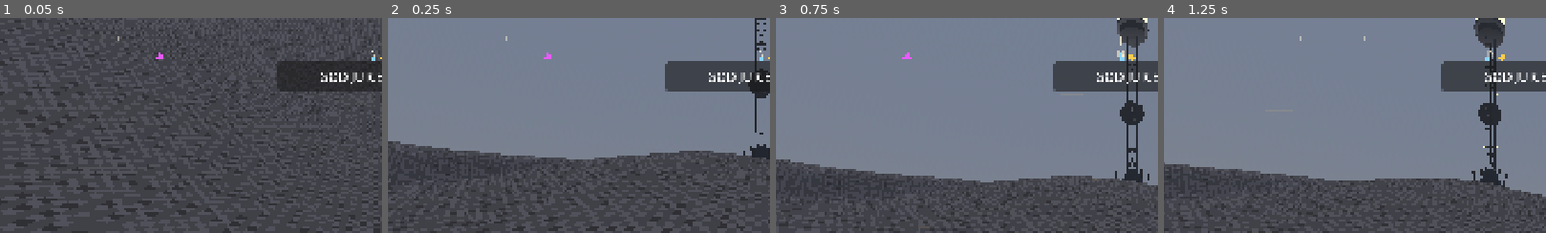
Above: before the commit, frames 1-4 (left to right).
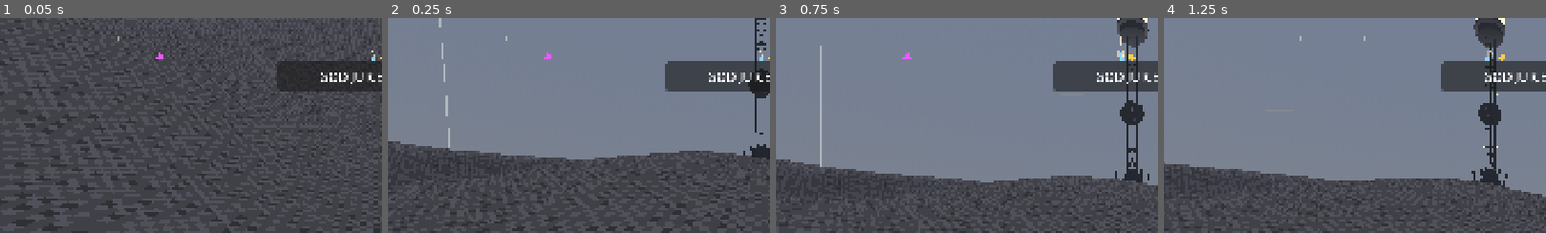
Above: after the commit, the same moments.

Repository: oleskulbru-commits/energy-glider
Game: Godot game, scene res://scenes/main.tscn
The game is run twice, just before and just after one commit, with the same random seed, the same clock (stepped at 60 frames per second) and the same inputs.
Inputs (mouse positions are % of the whole screen's width and height, from its top left):
- Up to frame 1 (0.05 s): no input
- Up to frame 2 (0.25 s): no input
- Up to frame 3 (0.75 s): move the mouse to (55, 50) at 0.52 s; hold W (move_forward) from 0.53 s (still down); hold Shift (boost) from 0.53 s (still down); click (55, 50) at 0.67 s
- Up to frame 4 (1.25 s): keep holding W (move_forward); keep holding Shift (boost); tap Space (jump) at 0.77 s
The pictures show only the part of the screen within x 1-51%, y 0-50%; the shares and areas given below are measured in that part.

Frame 1 is identical in both runs. In frame 2, 0.2% of the frame differs, in the area x 13-17%, y 0-61%; in frame 3, 0.3%, in the area x 11-12%, y 12-70%; in frame 4, nothing differs.

Commit message:
Refactor God Juice pickup scene and scripts for improved functionality
- Updated the God Juice pickup scene to enhance visual elements and structure, including new body and beam meshes with adjusted materials.
- Modified the spawn position in the director script to ensure proper placement of the juice pickup.
- Refactored the pickup script to utilize a visual node for bobbing and spinning effects, improving code clarity and maintainability.

Diff:
--- a/scenes/game/god_juice_pickup.tscn
+++ b/scenes/game/god_juice_pickup.tscn
@@ -1,26 +1,72 @@
-[gd_scene load_steps=4 format=3 uid="uid://cgodjuicepickup01"]
+[gd_scene load_steps=6 format=3 uid="uid://cgodjuicepickup01"]
 
 [ext_resource type="Script" path="res://scripts/game/god_juice_pickup.gd" id="1_script"]
 
-[sub_resource type="StandardMaterial3D" id="StandardMaterial3D_juice"]
+[sub_resource type="StandardMaterial3D" id="StandardMaterial3D_body"]
+albedo_color = Color(1, 1, 1, 1)
+emission_enabled = true
+emission = Color(1, 1, 1, 1)
+emission_energy_multiplier = 3.5
+roughness = 0.15
+metallic = 0.0
+
+[sub_resource type="CylinderMesh" id="CylinderMesh_body"]
+top_radius = 0.28
+bottom_radius = 0.28
+height = 0.9
+radial_segments = 24
+rings = 1
+material = SubResource("StandardMaterial3D_body")
+
+[sub_resource type="StandardMaterial3D" id="StandardMaterial3D_beam"]
 transparency = 1
-albedo_color = Color(0.85, 0.35, 1, 0.85)
+shading_mode = 0
+albedo_color = Color(1, 1, 1, 0.28)
 emission_enabled = true
-emission = Color(0.65, 0.2, 0.95, 1)
-emission_energy_multiplier = 2.2
-roughness = 0.2
+emission = Color(1, 1, 1, 1)
+emission_energy_multiplier = 1.8
+cull_mode = 2
 
-[sub_resource type="CylinderMesh" id="CylinderMesh_juice"]
-top_radius = 0.35
-bottom_radius = 0.55
-height = 1.1
+[sub_resource type="CylinderMesh" id="CylinderMesh_beam"]
+top_radius = 0.08
+bottom_radius = 0.18
+height = 100.0
 radial_segments = 16
 rings = 1
-material = SubResource("StandardMaterial3D_juice")
+material = SubResource("StandardMaterial3D_beam")
 
 [node name="GodJuicePickup" type="Node3D"]
 script = ExtResource("1_script")
 
-[node name="Visual" type="MeshInstance3D" parent="."]
-transform = Transform3D(1, 0, 0, 0, 1, 0, 0, 0, 1, 0, 0.55, 0)
-mesh = SubResource("CylinderMesh_juice")
+[node name="Visual" type="Node3D" parent="."]
+
+[node name="Body" type="MeshInstance3D" parent="Visual"]
+transform = Transform3D(1, 0, 0, 0, 1, 0, 0, 0, 1, 0, 0.45, 0)
+cast_shadow = 0
+mesh = SubResource("CylinderMesh_body")
+
+[node name="SkyBeam" type="MeshInstance3D" parent="Visual"]
+transform = Transform3D(1, 0, 0, 0, 1, 0, 0, 0, 1, 0, 50.45, 0)
+cast_shadow = 0
+gi_mode = 0
+mesh = SubResource("CylinderMesh_beam")
+
+[node name="OmniLight3D" type="OmniLight3D" parent="Visual"]
+transform = Transform3D(1, 0, 0, 0, 1, 0, 0, 0, 1, 0, 0.45, 0)
+light_color = Color(1, 1, 1, 1)
+light_energy = 4.5
+light_indirect_energy = 0.0
+light_volumetric_fog_energy = 1.5
+omni_range = 18.0
+omni_attenuation = 1.2
+
+[node name="SpotLight3D" type="SpotLight3D" parent="Visual"]
+transform = Transform3D(1, 0, 0, 0, 0, -1, 0, 1, 0, 0, 0.9, 0)
+light_color = Color(1, 1, 1, 1)
+light_energy = 8.0
+light_indirect_energy = 0.0
+light_volumetric_fog_energy = 2.5
+spot_range = 120.0
+spot_attenuation = 0.6
+spot_angle = 12.0
+spot_angle_attenuation = 0.8
--- a/scripts/game/god_juice_director.gd
+++ b/scripts/game/god_juice_director.gd
@@ -208,7 +208,7 @@
 	_despawn_juice()
 	var placed_xz := _pick_ridge_xz(world_pos)
 	var height := _sample_ground_y(placed_xz.x, placed_xz.y)
-	var spawn_pos := Vector3(placed_xz.x, height + 1.2, placed_xz.y)
+	var spawn_pos := Vector3(placed_xz.x, height + 0.08, placed_xz.y)
 
 	_juice = GodJuicePickupScene.instantiate() as GodJuicePickupScript
 	add_child(_juice)
--- a/scripts/game/god_juice_pickup.gd
+++ b/scripts/game/god_juice_pickup.gd
@@ -8,19 +8,24 @@
 const BOB_HEIGHT := 0.18
 const SPIN_SPEED := 1.6
 
-var _base_y := 0.0
+@onready var _visual: Node3D = $Visual
+
+var _visual_base_y := 0.0
 var _bob_time := 0.0
 
 
 func _ready() -> void:
 	add_to_group("god_juice")
-	_base_y = global_position.y
+	if _visual != null:
+		_visual_base_y = _visual.position.y
 
 
 func _process(delta: float) -> void:
+	if _visual == null:
+		return
 	_bob_time += delta
-	global_position.y = _base_y + sin(_bob_time * BOB_SPEED) * BOB_HEIGHT
-	rotate_y(SPIN_SPEED * delta)
+	_visual.position.y = _visual_base_y + sin(_bob_time * BOB_SPEED) * BOB_HEIGHT
+	_visual.rotate_y(SPIN_SPEED * delta)
 
 
 func try_collect(body: Node3D) -> bool:
